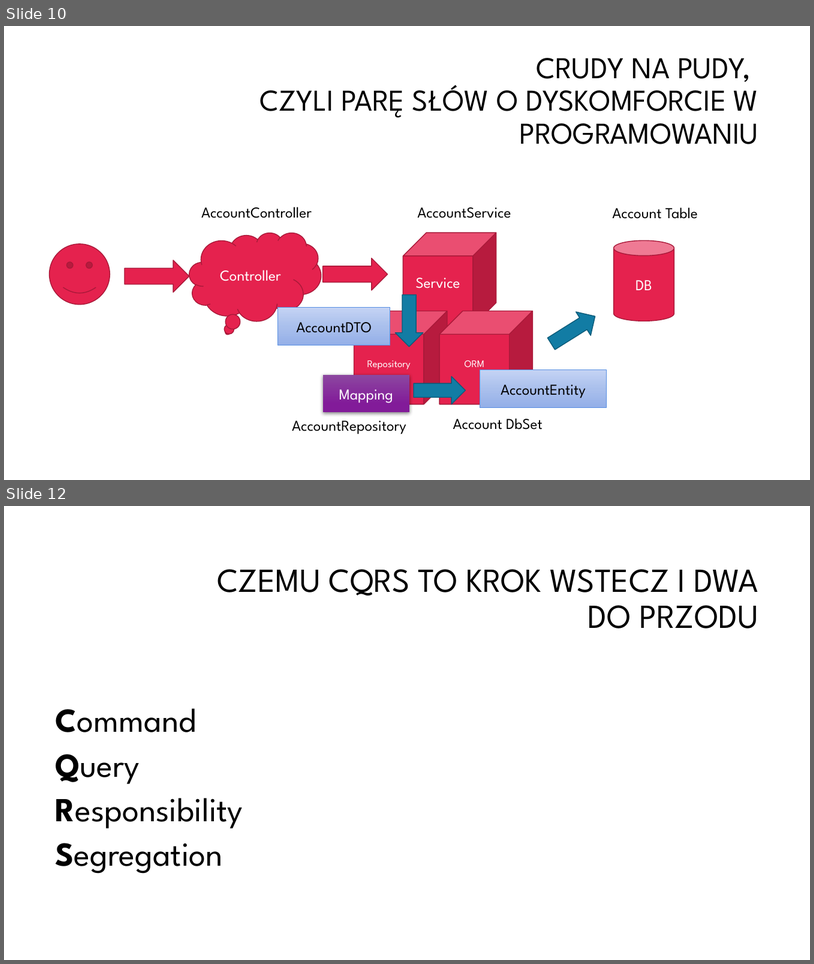
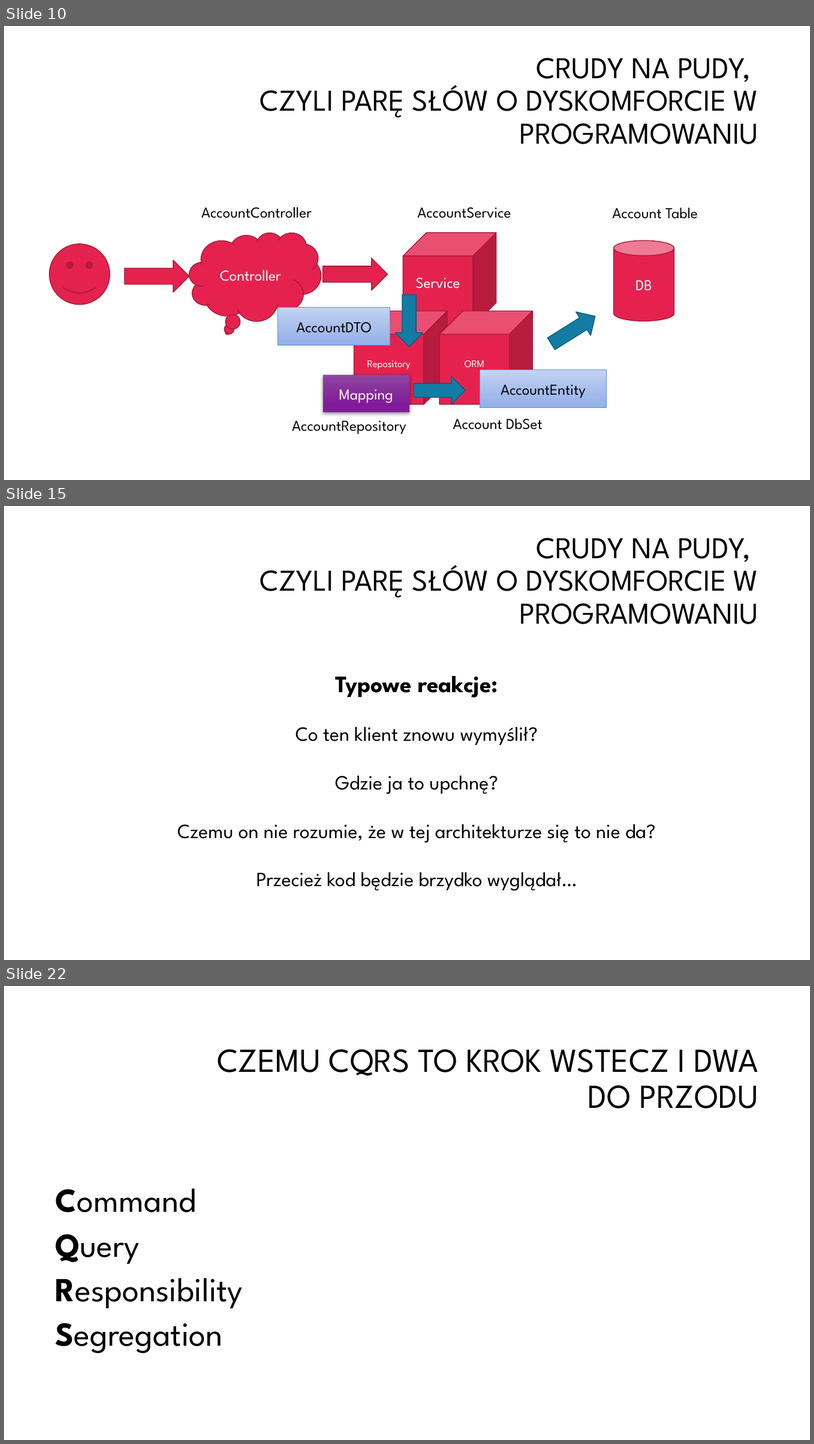
Before and after one commit to oskardudycz/EventSourcing.NetCore, a slide deck: Slides.pptx. Shown one above the other, each under a label of ours: slides 10 and 12 before the commit, slides 10, 15 and 22 after it; the slides between them are not shown. The pictures are 814x964 and 814x1444 pixels, drawn with LibreOffice and Linux fonts; fonts in the diff are those of the drawing; background and template pictures are left out. Boxes give left, top, right and bottom in pixels: in the first picture for what was removed or moved away, otherwise in the second. Text is boxed around its words. In the diff, an @@ line names an element or a change of style, - is before the commit and + after.

```diff
--- a/Slides.pptx
+++ b/Slides.pptx
@@ slide 15 added at [4,506,810,960], background #FFFFFF @@
@@ title added at [260,538,759,624], 36 pt, text #000000 @@
+CRUDY NA PUDY,
+CZYLI PARĘ SŁÓW O DYSKOMFORCIE W PROGRAMOWANIU
@@ text added at [177,676,656,891], 24 pt, text #000000 @@
+Typowe reakcje:
+Co ten klient znowu wymyślił?
+Gdzie ja to upchnę?
+Czemu on nie rozumie, że w tej architekturze się to nie da?
+Przecież kod będzie brzydko wyglądał…
@@ what was slide 12 is now slide 22 @@
```
Also in this commit, not shown: 10 other slides added, 1 slide removed.
